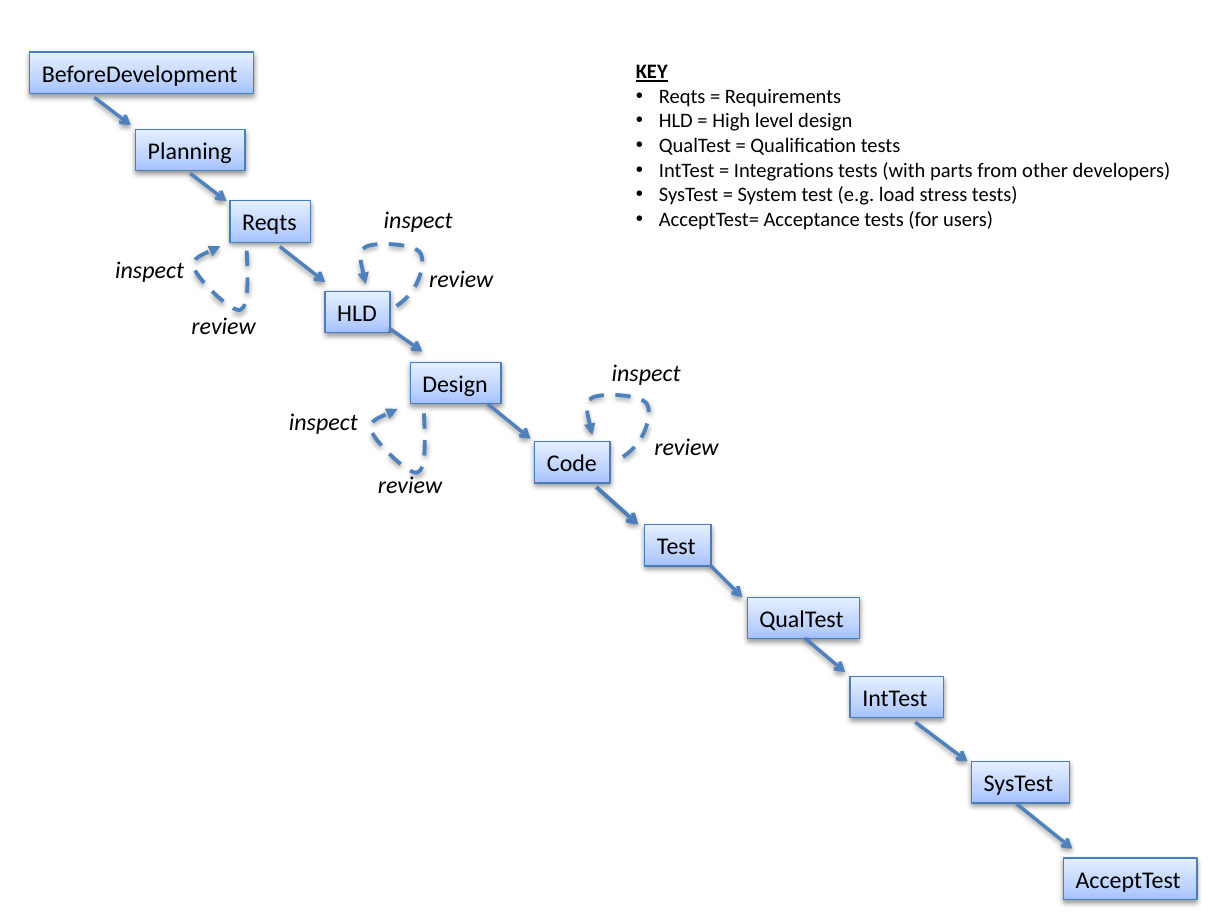
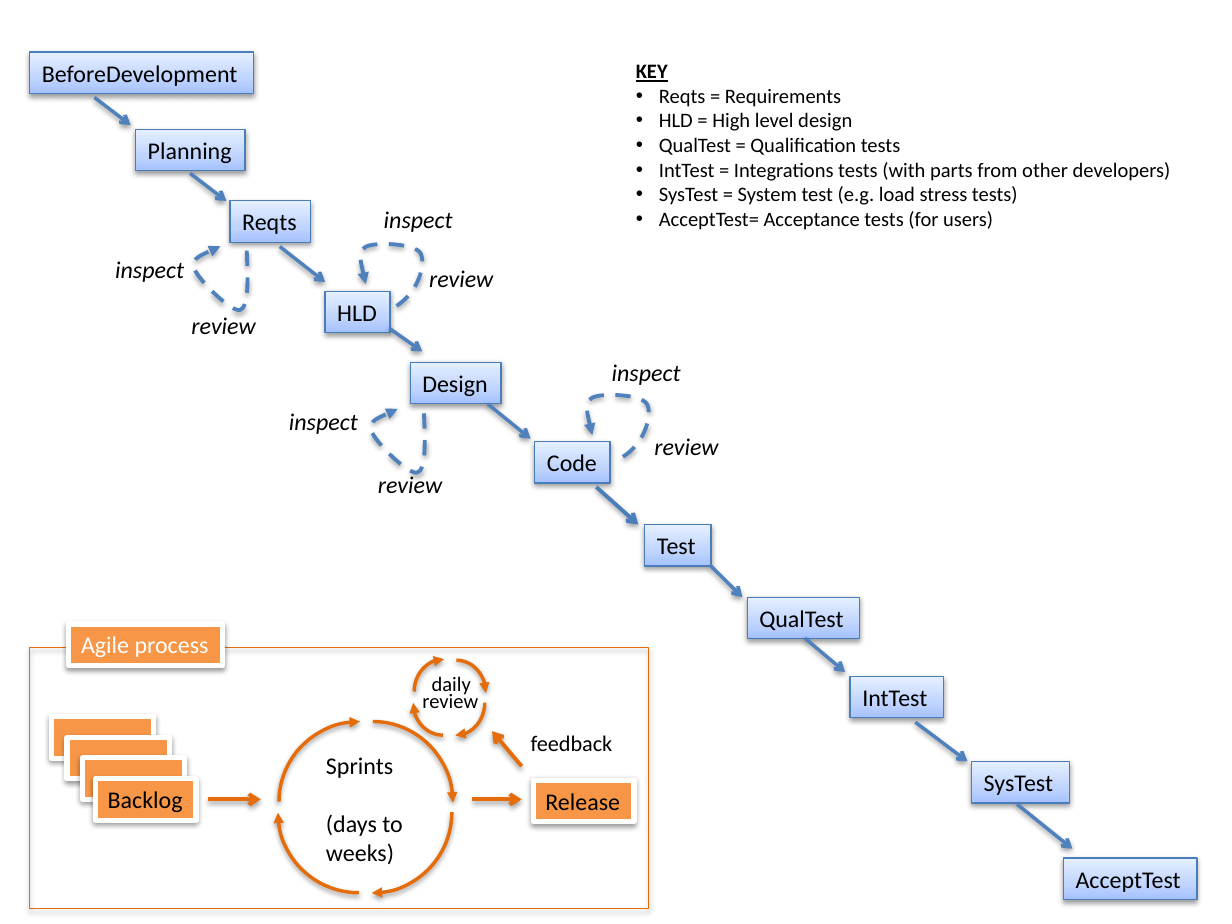
Before and after one commit to ai-se/phaseDelay, a slide deck: slide 1 of waterfall.pptx. Drawn at 1232x924 pixels with LibreOffice and Linux fonts; fonts in the diff are those of the drawing. Boxes give left, top, right and bottom in pixels: in the first picture for what was removed or moved away, otherwise in the second. Text is boxed around its words. In the diff, an @@ line names an element or a change of style, - is before the commit and + after.

```diff
--- a/waterfall.pptx
+++ b/waterfall.pptx
@@ rectangle added at (x1=69, y1=623, x2=223, y2=665), fill #F79646, outline #FFFFFF 3 pt, 14 pt, text #FFFFFF @@
+Agile process
@@ rectangle added at (x1=30, y1=648, x2=649, y2=909), outline #E46C0A 0.75 pt @@
@@ arc (boxed as its full ellipse) added at (x1=415, y1=659, x2=474, y2=724), outline #E46C0A 2 pt @@
@@ arc (boxed as its full ellipse) added at (x1=413, y1=670, x2=472, y2=735), outline #E46C0A 2 pt @@
@@ text added at (x1=422, y1=676, x2=478, y2=708), 12 pt, text #000000 @@
+daily
+review
@@ arc (boxed as its full ellipse) added at (x1=426, y1=670, x2=485, y2=736), outline #E46C0A 2 pt @@
@@ arc (boxed as its full ellipse) added at (x1=428, y1=660, x2=487, y2=726), outline #E46C0A 2 pt @@
@@ rectangle added at (x1=52, y1=717, x2=154, y2=759), fill #F79646, outline #FFFFFF 3 pt @@
@@ rectangle added at (x1=67, y1=738, x2=169, y2=780), fill #F79646, outline #FFFFFF 3 pt @@
@@ arc (boxed as its full ellipse) added at (x1=278, y1=732, x2=439, y2=893), outline #E46C0A 2 pt @@
@@ arc (boxed as its full ellipse) added at (x1=279, y1=721, x2=440, y2=881), outline #E46C0A 2 pt @@
@@ arc (boxed as its full ellipse) added at (x1=292, y1=732, x2=452, y2=893), outline #E46C0A 2 pt @@
@@ arc (boxed as its full ellipse) added at (x1=293, y1=722, x2=453, y2=883), outline #E46C0A 2 pt @@
@@ arrow added from (521, 766) to (492, 732), #E46C0A 2.25 pt @@
@@ text added at (x1=531, y1=735, x2=613, y2=751), 13 pt, text #000000 @@
+feedback
@@ rectangle added at (x1=83, y1=758, x2=185, y2=800), fill #F79646, outline #FFFFFF 3 pt @@
@@ rectangle added at (x1=96, y1=779, x2=197, y2=821), fill #F79646, outline #FFFFFF 3 pt, 14 pt, text #000000 @@
+Backlog
@@ text added at (x1=326, y1=757, x2=402, y2=864), 14 pt, text #000000 @@
+Sprints
+(days to
+weeks)
@@ arrow added from (208, 800) to (261, 800), #E46C0A 2.25 pt @@
@@ arrow added from (472, 800) to (521, 800), #E46C0A 2.25 pt @@
@@ rectangle added at (x1=533, y1=780, x2=634, y2=822), fill #F79646, outline #FFFFFF 3 pt, 14 pt, text #000000 @@
+Release
```
Also in this commit, not shown: 1 other file.
